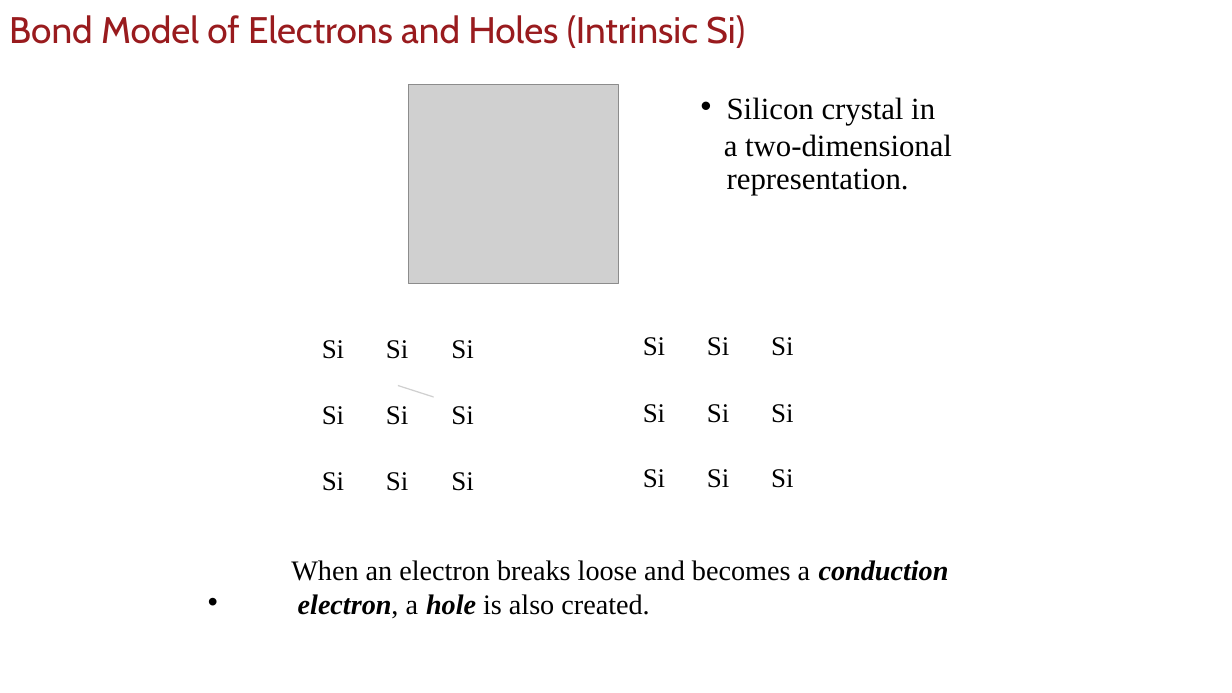
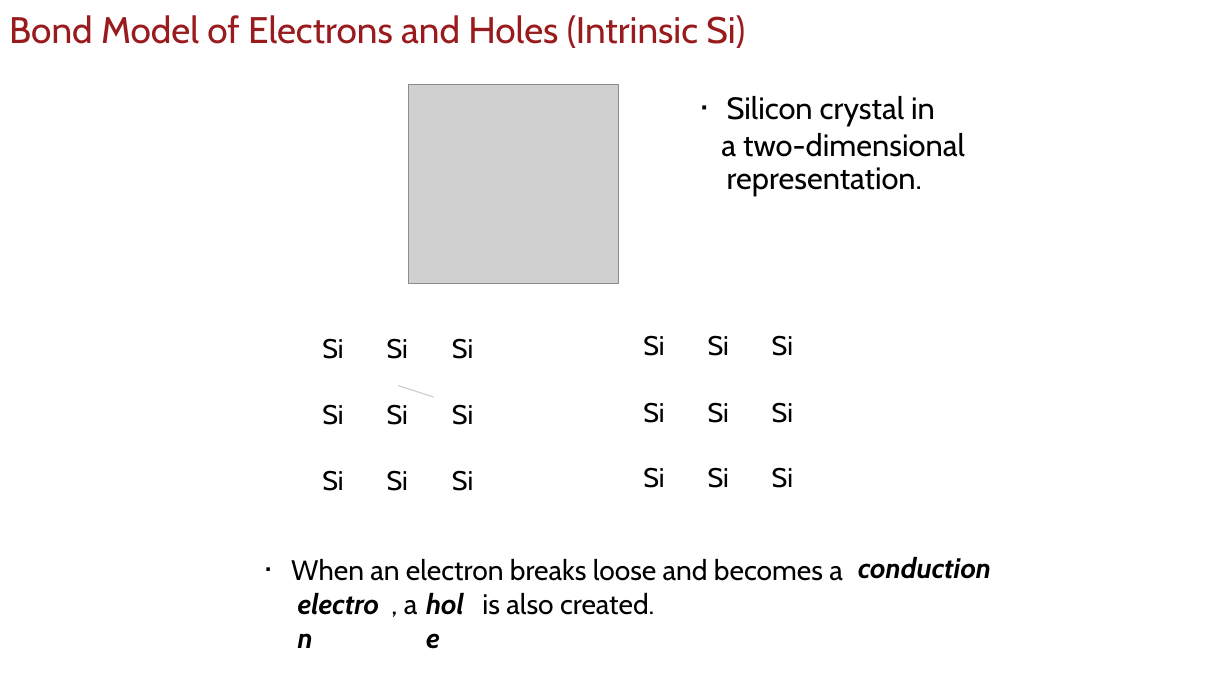
Before and after one commit to uscee105/ee105, a slide deck: slide 12 of assets/module-2-device/mod-2-lecture-9-devices-1.pptx (slide 10 before the commit). Drawn at 1232x693 pixels with LibreOffice and Linux fonts; fonts in the diff are those of the drawing; grey boxes stand for pictures; background and template pictures are left out. Boxes give left, top, right and bottom in pixels: in the first picture for what was removed or moved away, otherwise in the second. Text is boxed around its words. In the diff, an @@ line names an element or a change of style, - is before the commit and + after.

```diff
--- a/assets/module-2-device/mod-2-lecture-9-devices-1.pptx
+++ b/assets/module-2-device/mod-2-lecture-9-devices-1.pptx
@@ text at [701,86,717,123]: text changed; font Arial to Cabin @@
-•
+·
@@ text at [208,549,286,583]: text changed; font Arial to Cabin @@
-•
+·
@@ font Times New Roman to Cabin in 27 elements at [322,338,343,359], [387,338,408,359], [452,338,473,359], [322,404,343,425], [387,404,408,425], [452,404,473,425], [322,470,343,491], [387,470,408,491], [452,470,473,491], [643,335,664,356], [708,335,729,356], [772,335,793,356], [643,402,664,423], [708,402,729,423], [772,402,793,423], [643,467,664,488], [708,467,729,488], [772,467,793,488], [406,558,504,581], [426,587,477,621], [404,600,418,615], [727,96,935,126], [721,133,965,157], [482,592,654,615], [291,558,843,581], [727,167,922,196], [858,556,991,579] @@
@@ text "conduction": place and size @@
-text "conduction" at [819,560,949,581]
+text "conduction" at [858,556,991,579]
```
Also in this commit, not shown: 12 other slides changed, 8 slides added, 26 other files.
